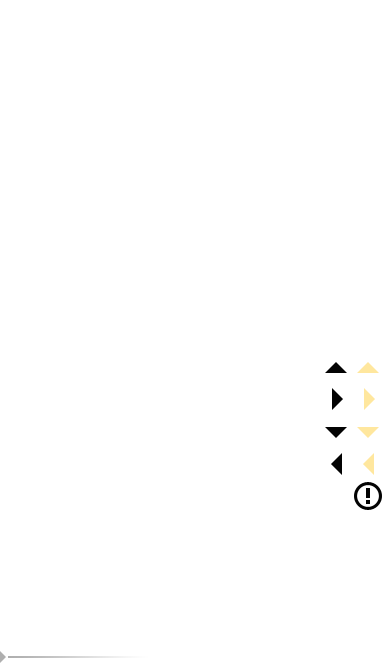
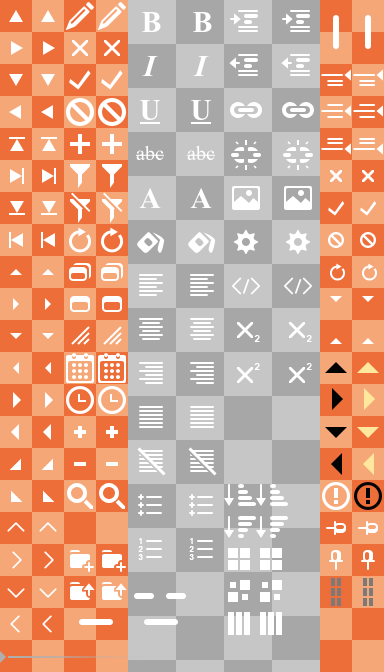
The second 384×672 image is a revision of the first. Changes to its layers:
added layer "toolbar drag hover" in group "Widgets 2 copy" over [363, 578, 373, 606]
added layer "toolbar drag" in group "Widgets 2" over [331, 578, 341, 606]
showed "Layer 5 copy" over [224, 0, 320, 672]
showed "Layer 5" over [128, 0, 224, 672]
showed "Layer 4" over [0, 0, 384, 672]
